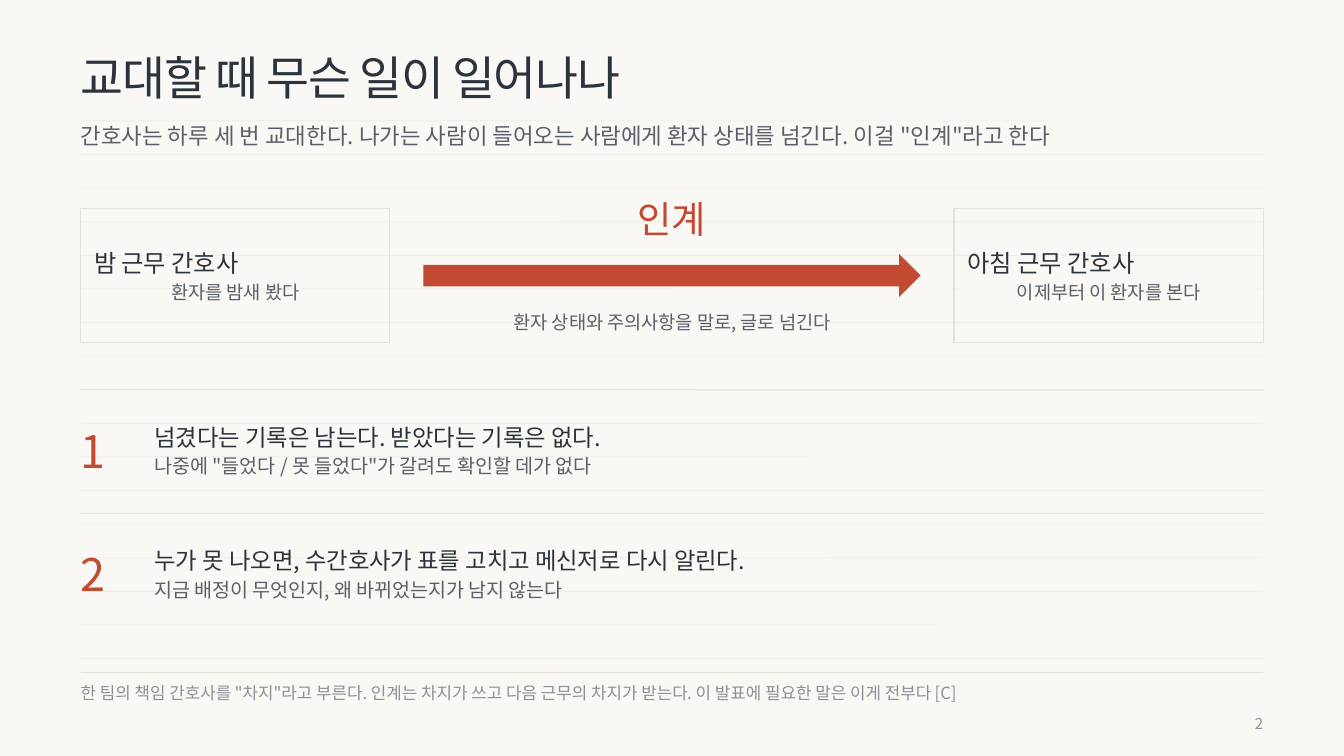
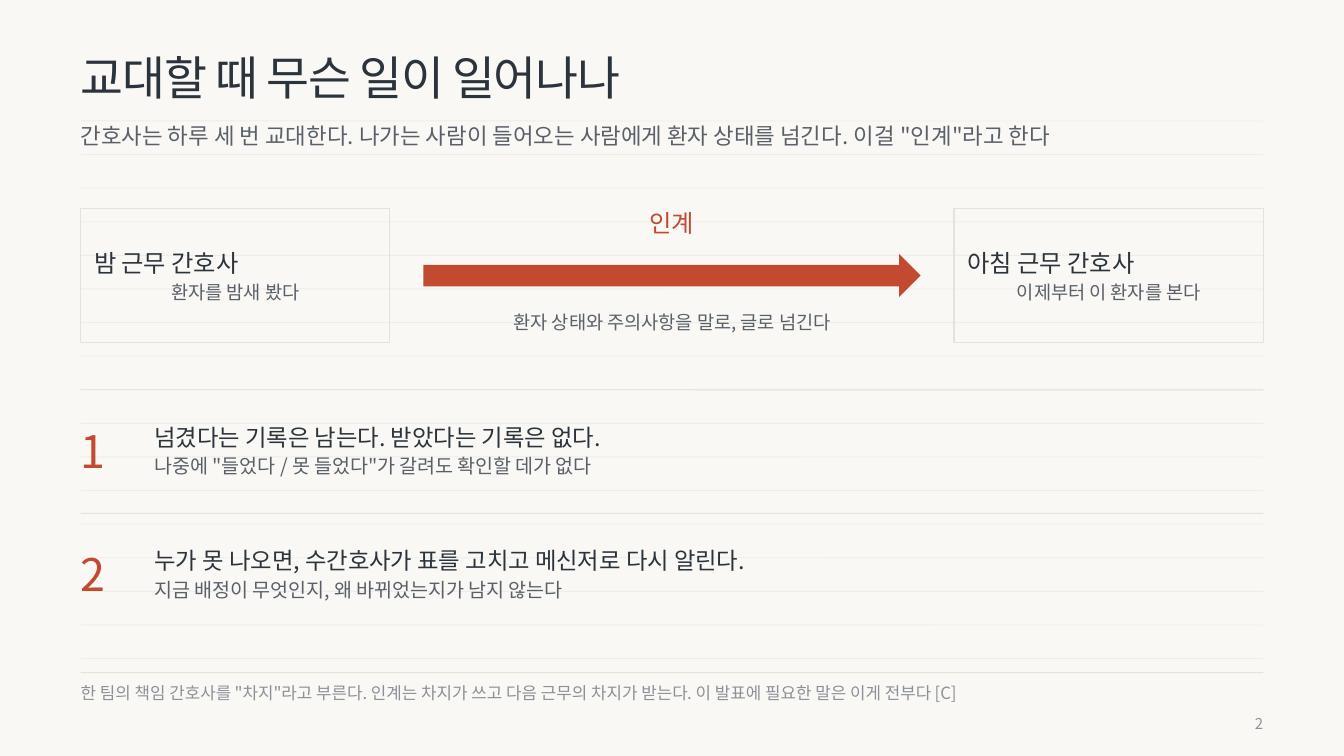
Before and after one commit to wodnjs2020136144/skala-webservice-mini, a slide deck: slide 2 of deliverables/10반_황재원_너와나의인계고리-발표용.pptx. Drawn at 1344x756 pixels with LibreOffice and Linux fonts; fonts in the diff are those of the drawing. Boxes give left, top, right and bottom in pixels: in the first picture for what was removed or moved away, otherwise in the second. Text is boxed around its words. In the diff, an @@ line names an element or a change of style, - is before the commit and + after.

```diff
--- a/deliverables/10반_황재원_너와나의인계고리-발표용.pptx
+++ b/deliverables/10반_황재원_너와나의인계고리-발표용.pptx
@@ text "인계": place and size @@
-text "인계" at [638, 202, 707, 236]
+text "인계" at [650, 212, 695, 234]
@@ text "인계" at [650, 212, 695, 234]: size 20 to 13 pt @@
```
Also in this commit, not shown: 17 other slides changed, 7 other files.
